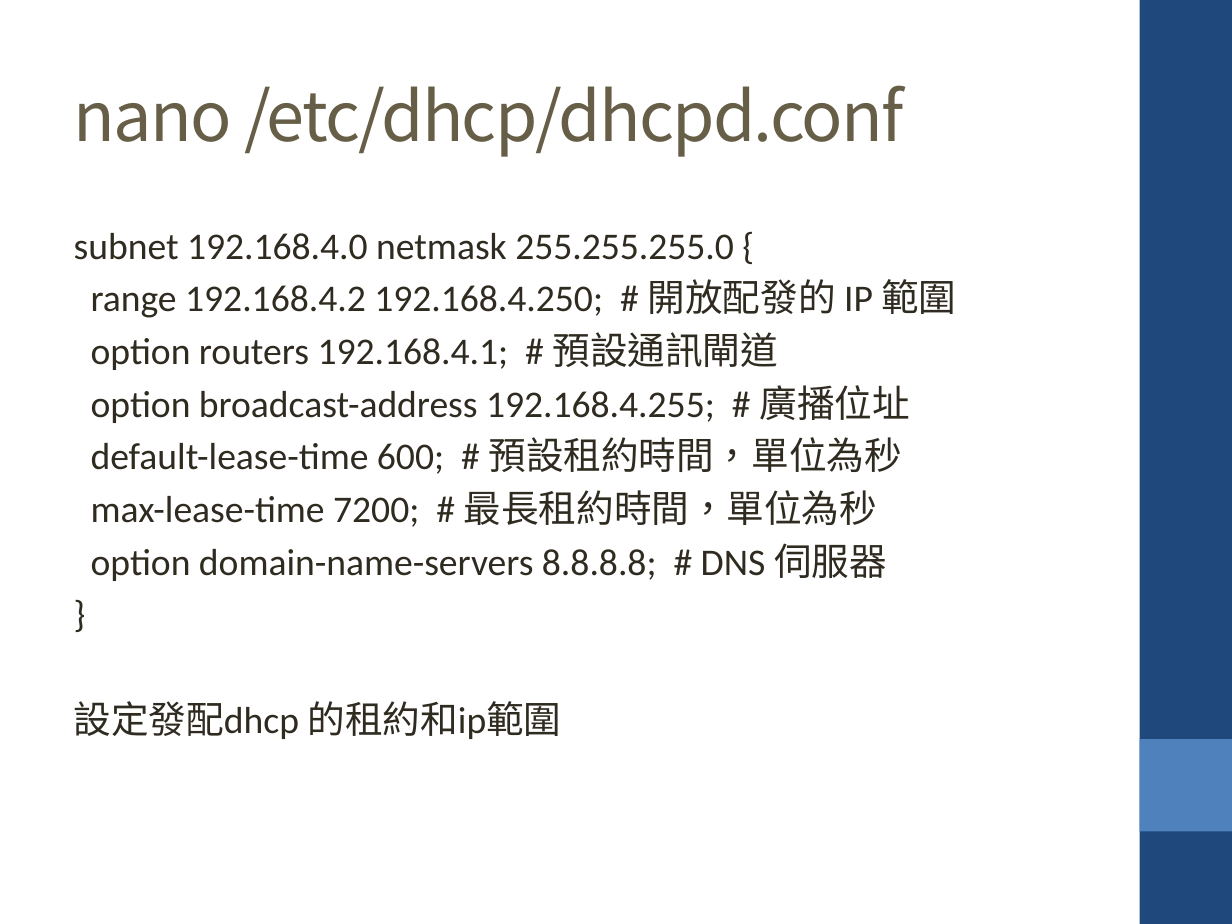
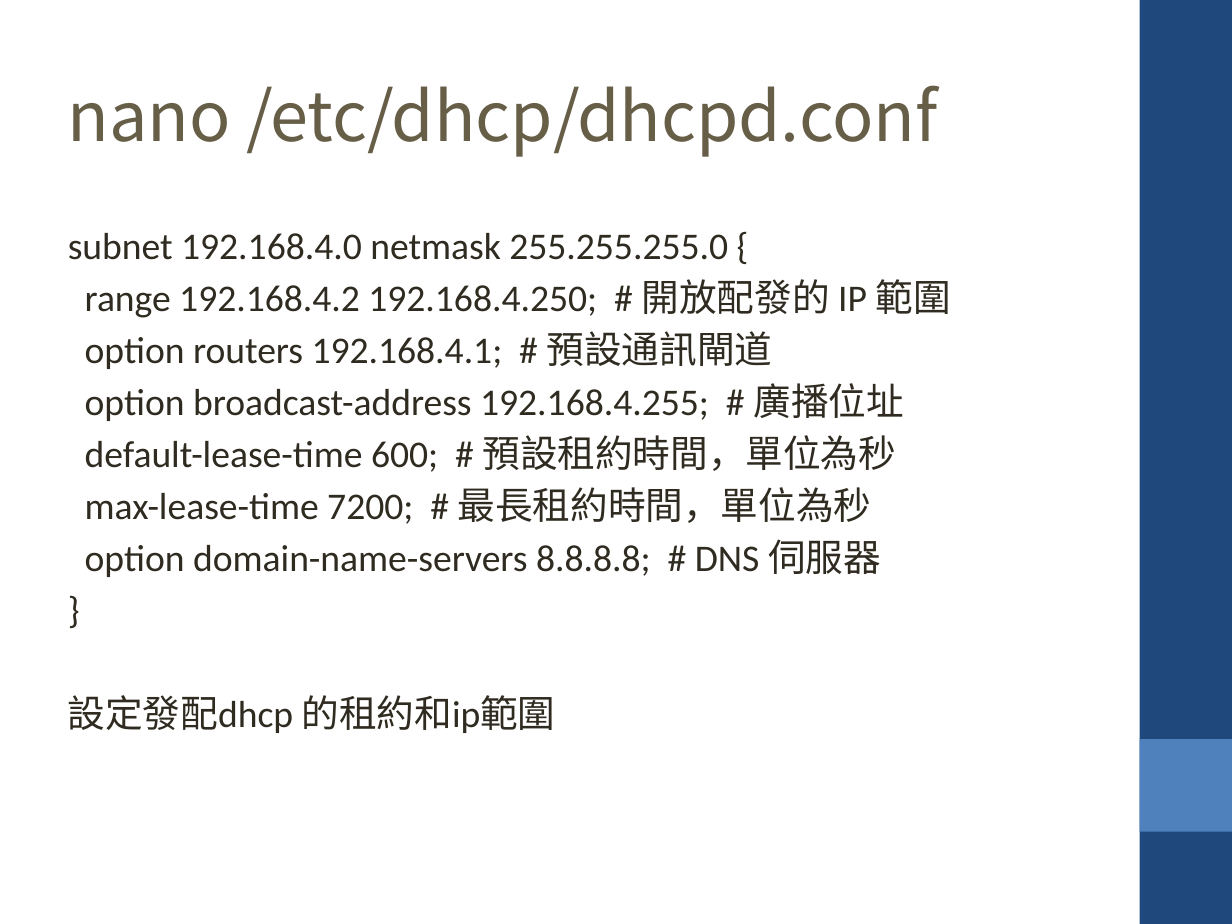
Before and after one commit to krnick/AP_MODE, a slide deck: slide 18 of 設定wifi ap_repeater.pptx (slide 17 before the commit). Drawn at 1232x924 pixels with LibreOffice and Linux fonts; fonts in the diff are those of the drawing. Boxes give left, top, right and bottom in pixels: in the first picture for what was removed or moved away, otherwise in the second. Text is boxed around its words. In the diff, an @@ line names an element or a change of style, - is before the commit and + after.

```diff
--- a/設定wifi ap_repeater.pptx
+++ b/設定wifi ap_repeater.pptx
@@ text "nano /etc/dhcp/dhcpd.conf" at [68, 85, 937, 157]: letter spacing -1 to 0 pt @@
@@ text "subnet 192.168.4.0 netmask 255.255.255.0 {" at [68, 233, 951, 733]: font Calibri to DejaVu Sans in "開放配發的 範圍", "預設通訊閘道", "廣播位址", "預設租約時間，單位為秒" and 3 more places @@
```
Also in this commit, not shown: 17 other slides changed, 1 slide added, 1 other file.
